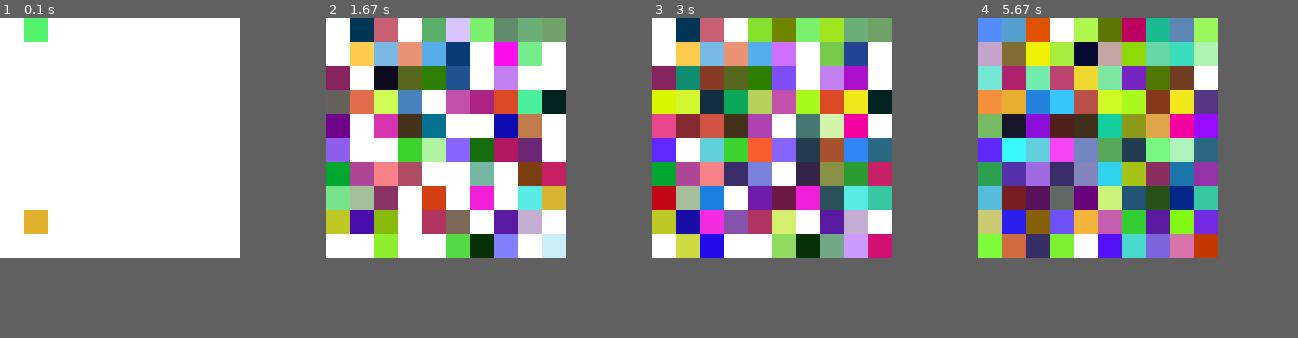
Above: before the commit, frames 1-4 (left to right).
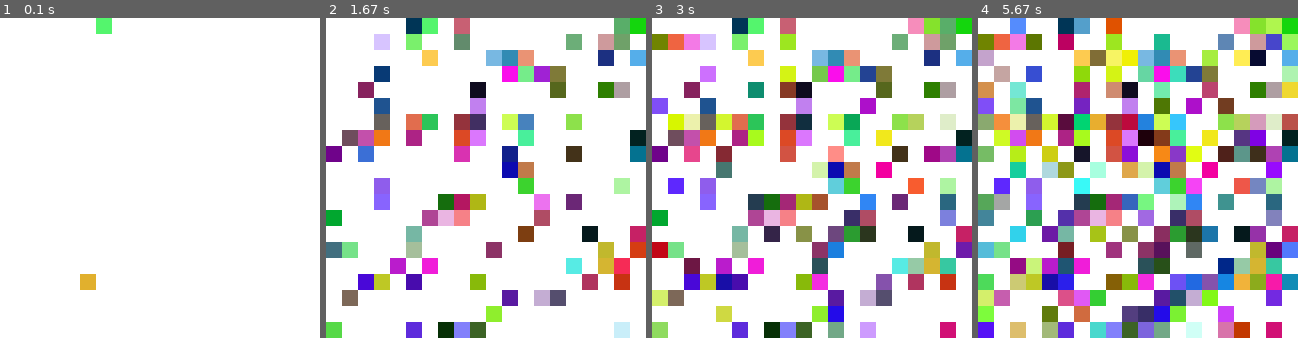
Above: after the commit, the same moments.

Repository: crazedmonkey231/pygame_framework
Game: pygame game, started from main.py
Same seed, same stepped clock (60 frames per second), same inputs: the game is played once before the commit and once after it.
Inputs:
- Up to frame 1 (0.1 s): no input
- Up to frame 2 (1.67 s): no input
- Up to frame 3 (3 s): no input
- Up to frame 4 (5.67 s): no input
The window is 240x240 before the commit and 320x320 after it. Grey fills any space a smaller window leaves; there, only what the larger window draws over its background counts as a difference.

The runs differ from the first frame. In frame 1, 1.6% of the frame differs, in the area x 7-35%, y 0-85%; in frame 2, 54%; in frame 3, 66%; in frame 4, 80%, in the area x 0-100%, y 0-100%.

Commit message:
refactor

Diff:
--- a/game.py
+++ b/game.py
@@ -6,7 +6,7 @@
 #
 class Game(object):
     def __init__(self):
-        self.screen_size: tuple[int, int] = (240, 240)
+        self.screen_size: tuple[int, int] = (320, 320)
         self.screen_size_vector2: Vector2 = Vector2(self.screen_size)
         self.screen: Surface = pygame.display.set_mode(self.screen_size)
         self.screen_center: tuple[float, float] = (self.screen.get_width() / 2, self.screen.get_height() / 2)
--- a/game_object.py
+++ b/game_object.py
@@ -144,9 +144,13 @@
 
     def on_init(self):
         super().on_init()
-        self.background_surface = Surface((self.size.x, self.size.y))
+        self.background_surface = Surface((self.size.x, self.size.y)).convert_alpha()
+        self.foreground_surface = Surface((self.size.x, self.size.y)).convert_alpha()
+        self.overlay_surface = Surface((self.size.x, self.size.y)).convert_alpha()
         self.background_color = (255, 255, 255, 255)
-        self.background_surface.fill(self.background_color)
+        self.foreground_color = (0, 0, 0, 0)
+        self.overlay_color = (0, 0, 0, 0)
+
 
 
 # ----------------------------------------------------------------------------------------------------------------------
--- a/level_components.py
+++ b/level_components.py
@@ -9,7 +9,7 @@
 class GridLevelComponent(LevelComponent):
     def __init__(self, parent):
         super().__init__(parent)
-        self.tile_size: int = 24
+        self.tile_size: int = 16
         self.tile_size_half: float = self.tile_size / 2
         self.tile_size_vector2 = Vector2(self.tile_size, self.tile_size)
         self.num_tiles_x: int = int(self.parent.parent.screen_size_vector2.x // self.tile_size)
